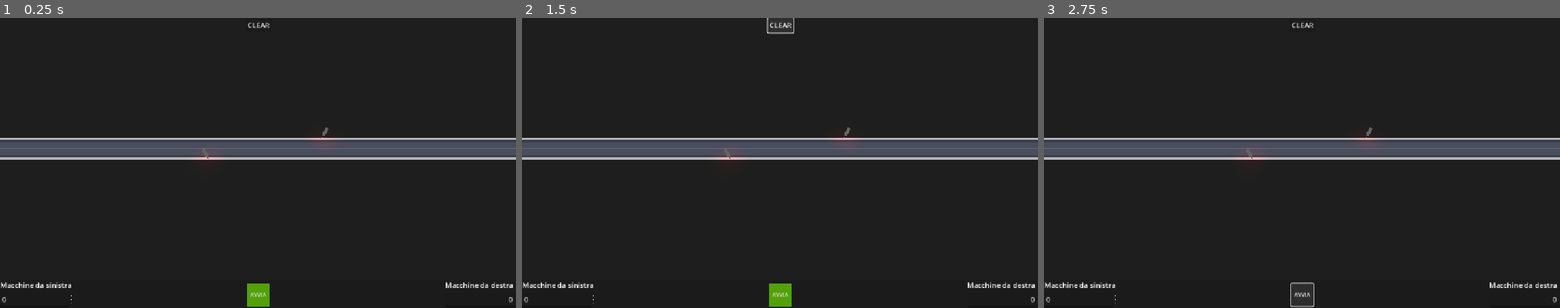
Above: before the commit, frames 1-3 (left to right).
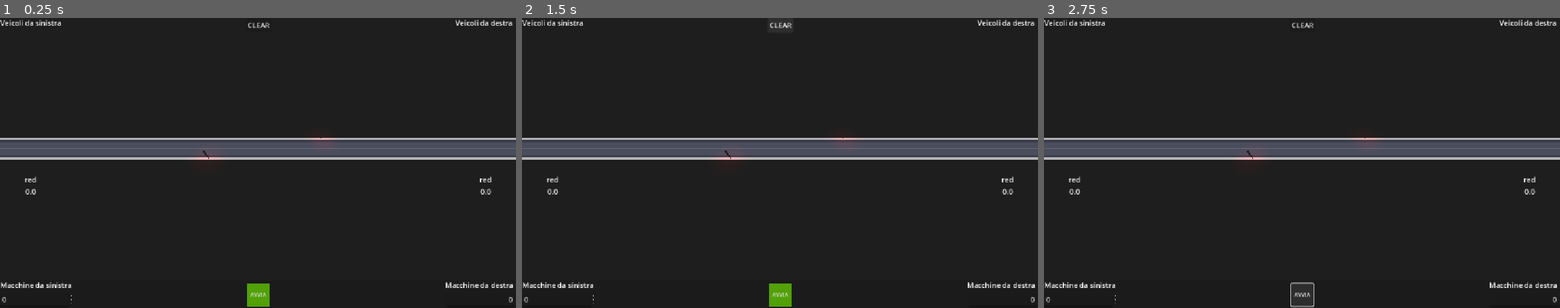
Above: after the commit, the same moments.

Repository: Fs1ooz/I_TrafficLight
Game: Godot game, scene res://Scenes/world.tscn
The game is run twice, just before and just after one commit, with the same random seed, the same clock (stepped at 60 frames per second) and the same inputs.
Inputs:
- Up to frame 1 (0.25 s): no input
- Up to frame 2 (1.5 s): click "AVVIA" at 0.5 s; click "CLEAR" at 1.25 s
- Up to frame 3 (2.75 s): click "AVVIA" at 2 s

The runs differ from the first frame. In frame 1, 0.4% of the frame differs, in the area x 0-100%, y 0-61%; in frame 2, 0.5%; in frame 3, 0.4%.

Commit message:
10000

Diff:
--- /dev/null
+++ b/Scenes/Singletons/traffic_manager.tscn
@@ -0,0 +1,6 @@
+[gd_scene load_steps=2 format=3 uid="uid://br68udpdg413k"]
+
+[ext_resource type="Script" uid="uid://173byknqd57s" path="res://Script/vehicles.gd" id="1_g84p2"]
+
+[node name="TrafficManager" type="Node"]
+script = ExtResource("1_g84p2")
--- a/Scenes/Singletons/vehicles_manager.tscn
+++ /dev/null
@@ -1,6 +0,0 @@
-[gd_scene load_steps=2 format=3 uid="uid://br68udpdg413k"]
-
-[ext_resource type="Script" uid="uid://173byknqd57s" path="res://Script/vehicles.gd" id="1_74rfy"]
-
-[node name="VehiclesManager" type="Node"]
-script = ExtResource("1_74rfy")
--- a/Scenes/traffic_light.tscn
+++ b/Scenes/traffic_light.tscn
@@ -1,6 +1,11 @@
-[gd_scene load_steps=2 format=3 uid="uid://ud62vixst0na"]
+[gd_scene load_steps=4 format=3 uid="uid://ud62vixst0na"]
 
 [ext_resource type="Script" uid="uid://cep1f8v8k6y7l" path="res://Script/traffic_lights.gd" id="1_tmwn3"]
+[ext_resource type="PackedScene" uid="uid://c036yv5ihu87j" path="res://Scenes/traffic_light_model.tscn" id="2_l57qh"]
+
+[sub_resource type="StandardMaterial3D" id="StandardMaterial3D_wy3hc"]
+shading_mode = 0
+albedo_color = Color(0.1218, 0.129383, 0.14, 1)
 
 [node name="TrafficLight" type="Node3D" node_paths=PackedStringArray("red_light", "yellow_light", "green_light", "exit_sensor") groups=["Traffic Lights"]]
 script = ExtResource("1_tmwn3")
@@ -10,14 +15,15 @@
 exit_sensor = NodePath("RayCast3D")
 metadata/_custom_type_script = "uid://cep1f8v8k6y7l"
 
-[node name="CSGBox3D" type="CSGBox3D" parent="."]
-transform = Transform3D(1, 0, 0, 0, 1, 0, 0, 0, 1, 0, 1.99517, -0.106776)
-size = Vector3(0.4, 1.6, 0.4)
+[node name="TrafficLight3D" parent="." instance=ExtResource("2_l57qh")]
+transform = Transform3D(0.387598, 0, -6.253, 0, 6.265, 0, 6.253, 0, 0.387598, -0.148185, 1.42, -0.340093)
 
 [node name="CSGCylinder3D" type="CSGCylinder3D" parent="."]
-transform = Transform3D(1, 0, 0, 0, 1, 0, 0, 0, 1, 0, 0.636521, -0.0992929)
-radius = 0.058
-height = 1.18937
+transform = Transform3D(1, 0, 0, 0, 1, 0, 0, 0, 1, 0, 1.33889, -0.158382)
+radius = 0.0683594
+height = 2.59411
+sides = 7
+material = SubResource("StandardMaterial3D_wy3hc")
 
 [node name="TrafficLightColors" type="Node3D" parent="."]
 transform = Transform3D(1, 0, 0, 0, 1, 0, 0, 0, 1, 0, 1.51308, 0.179844)
--- /dev/null
+++ b/Scenes/traffic_light_model.tscn
@@ -0,0 +1,5 @@
+[gd_scene load_steps=2 format=3 uid="uid://c036yv5ihu87j"]
+
+[ext_resource type="PackedScene" uid="uid://cgihytnnm70si" path="res://3DModels/TrafficLight/scene.gltf" id="1_0bl5g"]
+
+[node name="TrafficLight3D" instance=ExtResource("1_0bl5g")]
--- a/Scenes/ui.tscn
+++ b/Scenes/ui.tscn
@@ -17,6 +17,81 @@
 left_input = NodePath("Panel/VBoxContainer/SpinBox")
 right_input = NodePath("Panel/VBoxContainer2/SpinBox")
 button = NodePath("Panel/Button")
+
+[node name="LeftV" type="VBoxContainer" parent="."]
+layout_mode = 1
+offset_right = 71.0
+offset_bottom = 58.0
+
+[node name="Label" type="Label" parent="LeftV"]
+layout_mode = 2
+text = "Veicoli da sinistra"
+
+[node name="VehicleCounterA" type="Label" parent="LeftV"]
+layout_mode = 2
+theme = ExtResource("2_qdvrb")
+
+[node name="RightV" type="VBoxContainer" parent="."]
+layout_mode = 1
+anchors_preset = 1
+anchor_left = 1.0
+anchor_right = 1.0
+offset_left = -136.0
+offset_bottom = 58.0
+grow_horizontal = 0
+
+[node name="Label" type="Label" parent="RightV"]
+layout_mode = 2
+text = "Veicoli da destra"
+
+[node name="VehicleCounterB" type="Label" parent="RightV"]
+layout_mode = 2
+theme = ExtResource("2_qdvrb")
+
+[node name="VBoxContainer5" type="VBoxContainer" parent="."]
+layout_mode = 1
+anchors_preset = 4
+anchor_top = 0.5
+anchor_bottom = 0.5
+offset_top = 26.0
+offset_right = 136.0
+offset_bottom = 76.0
+grow_vertical = 2
+
+[node name="Color1" type="Label" parent="VBoxContainer5"]
+layout_mode = 2
+text = "\"Color\""
+horizontal_alignment = 1
+
+[node name="Time1" type="Label" parent="VBoxContainer5"]
+layout_mode = 2
+theme = ExtResource("2_qdvrb")
+text = "\"Time\""
+horizontal_alignment = 1
+
+[node name="VBoxContainer6" type="VBoxContainer" parent="."]
+layout_mode = 1
+anchors_preset = 6
+anchor_left = 1.0
+anchor_top = 0.5
+anchor_right = 1.0
+anchor_bottom = 0.5
+offset_left = -136.0
+offset_top = 26.0
+offset_bottom = 84.0
+grow_horizontal = 0
+grow_vertical = 2
+
+[node name="Color2" type="Label" parent="VBoxContainer6"]
+layout_mode = 2
+text = "\"Color\""
+horizontal_alignment = 1
+
+[node name="Time2" type="Label" parent="VBoxContainer6"]
+layout_mode = 2
+theme = ExtResource("2_qdvrb")
+text = "\"Time\""
+horizontal_alignment = 1
 
 [node name="Panel" type="Panel" parent="."]
 layout_mode = 1
--- a/Scenes/world.tscn
+++ b/Scenes/world.tscn
@@ -37,6 +37,7 @@
 [node name="InfraredSensorA" parent="." node_paths=PackedStringArray("associated_traffic_light") instance=ExtResource("4_5ukr8")]
 transform = Transform3D(-4.37114e-08, -1, 4.37114e-08, 0, -4.37114e-08, -1, 1, -4.37114e-08, 1.91069e-15, 9.95691, 0.5, -41.8057)
 associated_traffic_light = NodePath("../TrafficLightA")
+sensor_direction = "-ztoz"
 
 [node name="InfraredSensorB" parent="." node_paths=PackedStringArray("associated_traffic_light") instance=ExtResource("4_5ukr8")]
 transform = Transform3D(-4.37114e-08, -1, 4.37114e-08, 0, -4.37114e-08, -1, 1, -4.37114e-08, 1.91069e-15, 9.95691, 0.5, 53.3745)
--- a/Script/Macchina.gd
+++ b/Script/Macchina.gd
@@ -5,7 +5,7 @@
 @export var stop_threshold: float = 5.0
 @export var car_stop_distance: float = 3.8
 @export var lane_width: float = 1.7  # distanza laterale massima per considerare il semaforo "nella stessa corsia"
-@onready var traffic_lights = VehiclesManager.traffic_lights
+@onready var traffic_lights = TrafficManager.traffic_lights
 @onready var vehicles: Array = get_tree().get_nodes_in_group("Vehicles")
 @onready var should_stop: bool
 var direction: Vector3 = Vector3.BACK
@@ -91,9 +91,9 @@
 
 
 # Funzione helper per calcolare la distanza perpendicolare
-func get_perpendicular_distance(vector: Vector3, direction: Vector3) -> float:
+func get_perpendicular_distance(vector: Vector3, _direction: Vector3) -> float:
 	# Proietta il vettore sulla direzione
-	var projection = direction * direction.dot(vector)
+	var projection = _direction * _direction.dot(vector)
 	# Calcola il vettore perpendicolare
 	var perpendicular = vector - projection
 	# Ritorna la lunghezza del vettore perpendicolare
--- a/Script/infrared_sensor.gd
+++ b/Script/infrared_sensor.gd
@@ -1,40 +1,59 @@
 extends Node3D
 class_name InfraredSensor
-
 @onready var raycast_A: RayCast3D = $InfraredA
 @onready var raycast_B: RayCast3D = $InfraredB
 @export var associated_traffic_light: TrafficLight
-@export var sensor_direction: String = "-ztoz"
+@export_enum("-ztoz", "zto-z") var sensor_direction: String
+
+# ─── Aggiungi questa variabile ─────────────────────────────────────────────────
+var last_trigger: String = ""
 
 var was_A_colliding = false
 var was_B_colliding = false
 var vehicle_count = 0
 var vehicles_detected = []
 
-func _process(delta: float) -> void:
+# ─── Rinominazione di process() in _physics_process() ────────────────────────────
+func _physics_process(delta: float) -> void:
 	if not raycast_A or not raycast_B:
-		print("Raycast non assegnato!")
+		printerr("Raycast non assegnato!")
 		return
 
 	var is_A_colliding = raycast_A.is_colliding()
 	var is_B_colliding = raycast_B.is_colliding()
 
-	# Conta tutti i veicoli che arrivano, indipendentemente dal semaforo
-	# (Il semaforo conta separatamente quelli che passano)
-	if is_A_colliding and not was_A_colliding:
-		var collider_A = raycast_A.get_collider()
-		if collider_A and collider_A.is_in_group("Vehicles"):
-			if collider_A not in vehicles_detected:
-				vehicles_detected.append(collider_A)
-				vehicle_count += 1
-				#print("Arrivo rilevato sensore ", sensor_direction, " #", vehicle_count)
+	# ─── RISING EDGE DETECTION ────────────────────────────────────────────────────
+	if not was_A_colliding and is_A_colliding:
+		last_trigger = "A"
+	if not was_B_colliding and is_B_colliding:
+		last_trigger = "B"
 
-	# Pulisci memoria
-	if vehicles_detected.size() > 30:
-		vehicles_detected = vehicles_detected.slice(-30)
+	# ─── Conta veicolo solo quando entrambi attivi e last_trigger corrisponde ───────
+	if is_A_colliding and is_B_colliding:
+		match sensor_direction:
+			"-ztoz":
+				if last_trigger == "A":
+					var vehicle = raycast_B.get_collider()
+					if vehicle not in vehicles_detected:
+						printerr("Passaggio da A a B")
+						vehicles_detected.append(vehicle)
+			"zto-z":
+				if last_trigger == "B":
+					var vehicle = raycast_A.get_collider()
+					if vehicle not in vehicles_detected:
+						printerr("Passaggio da B a A")
+						vehicles_detected.append(vehicle)
+		last_trigger = ""    # reset dopo la conta
 
+	# ─── Salva gli stati per il prossimo frame ──────────────────────────────────────
 	was_A_colliding = is_A_colliding
 	was_B_colliding = is_B_colliding
+
+	if vehicles_detected.size() > 50:
+		vehicles_detected = vehicles_detected.slice(-30)
+	vehicle_count = vehicles_detected.size()
+
+
 
 func get_vehicle_count() -> int:
 	return vehicle_count
@@ -42,7 +61,3 @@
 func reset_count():
 	vehicle_count = 0
 	vehicles_detected.clear()
-	#print("Counter reset per sensore ", sensor_direction)
-
-func get_current_count() -> int:
-	return vehicle_count
--- a/Script/traffic_lights.gd
+++ b/Script/traffic_lights.gd
@@ -28,7 +28,6 @@
 				if collider not in vehicles_passed:
 					vehicles_passed.append(collider)
 					exit_count += 1
-					#print("Passaggio rilevato dal semaforo - Veicolo #", exit_count)
 
 		# Pulisci memoria veicoli
 		if vehicles_passed.size() > 20:
@@ -36,8 +35,8 @@
 
 		was_exit_colliding = is_colliding
 
-func set_green_time(time: float):
-	current_green_time = max(time, 5.0)
+#func set_green_time(time: float):
+	#current_green_time = max(time, 5.0)
 
 func update_lights():
 	if red_light: red_light.visible = current_light == "red"
--- a/Script/ui.gd
+++ b/Script/ui.gd
@@ -5,16 +5,65 @@
 @export var button: Button
 @export var vehicle_spawner: Node3D
 
+@onready var vehicle_counterA: Label = $"LeftV/VehicleCounterA"
+@onready var vehicle_counterB: Label = $"RightV/VehicleCounterB"
+
+@onready var color_1: Label = $VBoxContainer5/Color1
+@onready var time_1: Label = $VBoxContainer5/Time1
+
+@onready var color_2: Label = $VBoxContainer6/Color2
+@onready var time_2: Label = $VBoxContainer6/Time2
+
+
+func _ready() -> void:
+	TrafficManager.connect("vehicle_entered", _vehicle_entered)
+	TrafficManager.connect("vehicle_exited", _vehicle_exited)
+
+
+func _process(delta: float) -> void:
+	var traffic_light_infos = TrafficManager.get_traffic_light_infos()
+	color_1.text = traffic_light_infos["left"]["color"]
+	color_2.text = traffic_light_infos["right"]["color"]
+	time_1.text = str(traffic_light_infos["left"]["time"]).left(4)
+	time_2.text = str(traffic_light_infos["right"]["time"]).left(4)
+
 func _on_spawn_pressed():
 	var left_count = int(left_input.value)
 	var right_count = int(right_input.value)
 	spawn_machines(left_count, right_count)
 
+
 func spawn_machines(left_count: int, right_count: int):
-	vehicle_spawner.spawn_vehicles(left_count , right_count)
+	vehicle_spawner.spawn_vehicles(left_count, right_count)
 
 
 func _on_button_pressed() -> void:
 	var vehicles = get_tree().get_nodes_in_group("Vehicles")
+	vehicle_counterA.text = ""
+	vehicle_counterB.text = ""
 	for vehicle in vehicles:
 		vehicle.queue_free()
+	get_tree().reload_current_scene()
+
+
+func _vehicle_entered(direction: String):
+	match direction:
+		"-ztoz":
+			var count = int(vehicle_counterA.text)
+			count += 1
+			vehicle_counterA.text = str(count)
+		"zto-z":
+			var count = int(vehicle_counterB.text)
+			count += 1
+			vehicle_counterB.text = str(count)
+
+func _vehicle_exited(direction: String):
+	match direction:
+		"-ztoz":
+			var count = int(vehicle_counterA.text)
+			count = max(0, count - 1)
+			vehicle_counterA.text = str(count)
+		"zto-z":
+			var count = int(vehicle_counterB.text)
+			count = max(0, count - 1)
+			vehicle_counterB.text = str(count)
--- a/Script/vehicles.gd
+++ b/Script/vehicles.gd
@@ -1,7 +1,26 @@
 extends Node
+
+
+var traffic_lights_infos: Dictionary = {
+	"left" = {
+		"color": " ",
+		"time": 0.00,
+	},
+	"right" = {
+		"color": " ",
+		"time": 0.00,
+	}
+}
+var current_time
 
 @onready var vehicles: Array = get_tree().get_nodes_in_group("Vehicles")
 @onready var traffic_lights: Array = get_tree().get_nodes_in_group("Traffic Lights")
 
-#@export var max_red_time: float = 120
-#@export var max_green_time: float = 20
+
+signal vehicle_entered(direction)
+signal vehicle_exited(direction)
+
+
+
+func get_traffic_light_infos():
+	return traffic_lights_infos
--- a/Script/world.gd
+++ b/Script/world.gd
@@ -1,4 +1,18 @@
 extends Node3D
+
+#enum TrafficState {
+	#LEFT,
+	#RIGHT,
+	#UP,
+	#DOWN,
+#}
+#
+#enum TrafficLightColor {
+	#GREEN,
+	#YELLOW,
+	#RED,
+#}
+
 
 @export var time_scale: float = 1.0
 @export var sensor_left: InfraredSensor
@@ -7,13 +21,20 @@
 @export var traffic_light_right: TrafficLight
 @export var max_green_time: float = 60.0
 @export var min_green_time: float = 5.0
-@export var yellow_time: float = 2.0  # Durata del giallo
+@export var yellow_time: float = 3.0
 @export var exit_wait_time: float = 15.0
-@export var check_interval: float = 0.05
-@export var seconds_per_vehicle: float = 8.0
+@export var check_interval: float = 0.1
+@export var seconds_per_vehicle: float = 6.0
 @export var initial_wait_time: float = 3.0
 
 var is_running = false
+var current_active_phase = ""  # "left", "right", "none"
+#var current_color: TrafficLightColor = TrafficLightColor.RED
+# Contatori per tracciare i segnali
+var last_left_entries = 0
+var last_right_entries = 0
+var last_left_exits = 0
+var last_right_exits = 0
 
 func _process(_delta: float) -> void:
 	Engine.time_scale = time_scale
@@ -22,7 +43,28 @@
 		if vehicle.global_position.distance_to(Vector3(0,0,0)) > 80:
 			vehicle.queue_free()
 
+	# Controlla sempre le entrate, ma le uscite solo durante le fasi attive
+	check_entries()
+	if current_active_phase == "left":
+		check_left_exits()
+	elif current_active_phase == "right":
+		check_right_exits()
+
+	TrafficManager.traffic_lights_infos["left"]["color"] = traffic_light_left.current_light
+	TrafficManager.traffic_lights_infos["right"]["color"] = traffic_light_right.current_light
+
+
 func _ready():
+	# Inizializza i contatori
+	if sensor_left:
+		last_left_entries = sensor_left.get_vehicle_count()
+	if sensor_right:
+		last_right_entries = sensor_right.get_vehicle_count()
+	if traffic_light_left:
+		last_left_exits = traffic_light_left.get_exit_count()
+	if traffic_light_right:
+		last_right_exits = traffic_light_right.get_exit_count()
+
 	start_traffic_system()
 
 func start_traffic_system():
@@ -35,6 +77,7 @@
 func traffic_cycle():
 	while is_running:
 		print("=== INIZIO CICLO OTTIMIZZATO ===")
+		current_active_phase = "none"
 
 		# ATTESA INIZIALE per permettere ai veicoli di arrivare completamente
 		print("Attesa iniziale per stabilizzare il traffico...")
@@ -52,6 +95,8 @@
 		print("  Uscite precedenti sinistra: ", traffic_light_left.get_exit_count())
 		print("  Uscite precedenti destra: ", traffic_light_right.get_exit_count())
 
+
+
 		# NESSUN TRAFFICO
 		if waiting_left == 0 and waiting_right == 0:
 			print("Nessun traffico, aspetto...")
@@ -64,7 +109,6 @@
 
 		if waiting_left > 0 and waiting_right > 0:
 			# ENTRAMBI HANNO TRAFFICO - Sistema proporzionale migliorato
-			var total_vehicles = waiting_left + waiting_right
 			var base_time_per_vehicle = min(seconds_per_vehicle, max_green_time / float(max(waiting_left, waiting_right)))
 
 			left_time = waiting_left * base_time_per_vehicle
@@ -100,6 +144,7 @@
 
 		print("Tempi finali - Sinistra: ", left_time, "s, Destra: ", right_time, "s")
 
+
 		# ESEGUI LE FASI CON I TEMPI CALCOLATI
 		if left_time > 0:
 			await execute_left_phase_with_time(left_time)
@@ -107,14 +152,17 @@
 			await execute_right_phase_with_time(right_time)
 
 		# Pausa breve tra cicli
-		await get_tree().create_timer(0.2).timeout
+		current_active_phase = "none"
+		await get_tree().create_timer(1.0).timeout
 		print("=== FINE CICLO OTTIMIZZATO ===\n")
 
 func execute_left_phase_with_time(allocated_time: float):
 	print("=== FASE SINISTRA (", allocated_time, "s allocati) ===")
-
+	current_active_phase = "left"  # ATTIVA il controllo delle uscite a sinistra
+	TrafficManager.traffic_lights_infos["left"]["time"] = allocated_time
 	# Verde sinistra, rosso destra
 	traffic_light_left.current_light = "green"
+
 	traffic_light_right.current_light = "red"
 	traffic_light_left.update_lights()
 	traffic_light_right.update_lights()
@@ -139,6 +187,8 @@
 		# Monitoraggio situazione destra
 		var current_arrivals_right = sensor_right.get_vehicle_count()
 		var current_waiting_right = max(0, current_arrivals_right - traffic_light_right.get_exit_count())
+
+		TrafficManager.traffic_lights_infos["left"]["time"] = allocated_time - green_duration
 
 		print("Verde sinistra - ", green_duration, "/", allocated_time, "s")
 		print("  Arrivi AGGIORNATI sinistra: ", current_arrivals_left)
@@ -173,6 +223,8 @@
 
 func execute_right_phase_with_time(allocated_time: float):
 	print("=== FASE DESTRA (", allocated_time, "s allocati) ===")
+	current_active_phase = "right"  # ATTIVA il controllo delle uscite a destra
+	TrafficManager.traffic_lights_infos["right"]["time"] = allocated_time
 
 	# Verde destra, rosso sinistra
 	traffic_light_right.current_light = "green"
@@ -200,6 +252,8 @@
 		# Monitoraggio situazione sinistra
 		var current_arrivals_left = sensor_left.get_vehicle_count()
 		var current_waiting_left = max(0, current_arrivals_left - traffic_light_left.get_exit_count())
+
+		TrafficManager.traffic_lights_infos["right"]["time"] = allocated_time - green_duration
 
 		print("Verde destra - ", green_duration, "/", allocated_time, "s")
 		print("  Arrivi AGGIORNATI destra: ", current_arrivals_right)
@@ -235,7 +289,7 @@
 # Nuove funzioni per gestire le fasi gialle
 func execute_yellow_phase_left():
 	print("=== FASE GIALLA SINISTRA (", yellow_time, "s) ===")
-
+	TrafficManager.traffic_lights_infos["left"]["time"] = 0.0
 	# Giallo sinistra, rosso destra
 	traffic_light_left.current_light = "yellow"
 	traffic_light_right.current_light = "red"
@@ -253,7 +307,7 @@
 
 func execute_yellow_phase_right():
 	print("=== FASE GIALLA DESTRA (", yellow_time, "s) ===")
-
+	TrafficManager.traffic_lights_infos["right"]["time"] = 0.0
 	# Giallo destra, rosso sinistra
 	traffic_light_right.current_light = "yellow"
 	traffic_light_left.current_light = "red"
@@ -268,6 +322,49 @@
 	traffic_light_right.update_lights()
 
 	print("Fase gialla destra completata")
+
+func check_entries():
+	# Controlla nuovi ingressi da SINISTRA (sensore sinistro rileva -z to z)
+	var current_left_entries = sensor_left.get_vehicle_count()
+	if current_left_entries > last_left_entries:
+		var new_entries = current_left_entries - last_left_entries
+		for i in range(new_entries):
+			TrafficManager.emit_signal("vehicle_entered", "-ztoz")
+			print("Segnale: veicolo entrato da SINISTRA (-ztoz)")
+		last_left_entries = current_left_entries
+
+	# Controlla nuovi ingressi da DESTRA (sensore destro rileva z to -z)
+	var current_right_entries = sensor_right.get_vehicle_count()
+	if current_right_entries > last_right_entries:
+		var new_entries = current_right_entries - last_right_entries
+		for i in range(new_entries):
+			TrafficManager.emit_signal("vehicle_entered", "zto-z")
+			print("Segnale: veicolo entrato da DESTRA (zto-z)")
+		last_right_entries = current_right_entries
+
+# Funzione separata per controllare le uscite a sinistra (quando il verde è a sinistra)
+func check_left_exits():
+	# Durante la fase sinistra, controlliamo le uscite dal semaforo DESTRO
+	# (i veicoli da sinistra che escono attraverso il semaforo destro)
+	var current_right_exits = traffic_light_right.get_exit_count()
+	if current_right_exits > last_right_exits:
+		var new_exits = current_right_exits - last_right_exits
+		for i in range(new_exits):
+			TrafficManager.emit_signal("vehicle_exited", "-ztoz")
+			print("Segnale: veicolo da SINISTRA uscito (-ztoz)")
+		last_right_exits = current_right_exits
+
+# Funzione separata per controllare le uscite a destra (quando il verde è a destra)
+func check_right_exits():
+	# Durante la fase destra, controlliamo le uscite dal semaforo SINISTRO
+	# (i veicoli da destra che escono attraverso il semaforo sinistro)
+	var current_left_exits = traffic_light_left.get_exit_count()
+	if current_left_exits > last_left_exits:
+		var new_exits = current_left_exits - last_left_exits
+		for i in range(new_exits):
+			TrafficManager.emit_signal("vehicle_exited", "zto-z")
+			print("Segnale: veicolo da DESTRA uscito (zto-z)")
+		last_left_exits = current_left_exits
 
 # Funzione per resettare i contatori solo quando necessario
 func smart_reset_counters():
@@ -281,41 +378,11 @@
 		sensor_right.reset_count()
 		traffic_light_left.reset_exit_count()
 		traffic_light_right.reset_exit_count()
+
+		# Reset anche dei contatori locali per i segnali
+		last_left_entries = 0
+		last_right_entries = 0
+		last_left_exits = 0
+		last_right_exits = 0
 	else:
 		print("Reset evitato - traffico residuo presente")
-
-# Mantieni le funzioni originali per compatibilità
-func execute_left_phase():
-	await execute_left_phase_with_time(max_green_time)
-
-func execute_right_phase():
-	await execute_right_phase_with_time(max_green_time)
-
-func calculate_green_time(vehicle_count: int) -> float:
-	if vehicle_count <= 0:
-		return min_green_time
-
-	var calculated_time = min_green_time + (vehicle_count * seconds_per_vehicle)
-	return min(calculated_time, max_green_time)
-
-func stop_traffic_system():
-	is_running = false
-
-func get_current_status() -> Dictionary:
-	return {
-		"left_arrivals": sensor_left.get_current_count(),
-		"right_arrivals": sensor_right.get_current_count(),
-		"left_exits": traffic_light_left.get_exit_count(),
-		"right_exits": traffic_light_right.get_exit_count(),
-		"left_waiting": max(0, sensor_left.get_current_count() - traffic_light_left.get_exit_count()),
-		"right_waiting": max(0, sensor_right.get_current_count() - traffic_light_right.get_exit_count()),
-		"left_light": traffic_light_left.current_light,
-		"right_light": traffic_light_right.current_light,
-		"is_running": is_running
-	}
-
-func force_cycle():
-	if is_running:
-		stop_traffic_system()
-		await get_tree().process_frame
-		start_traffic_system()
--- a/project.godot
+++ b/project.godot
@@ -17,8 +17,8 @@
 
 [autoload]
 
-VehiclesManager="*res://Scenes/Singletons/vehicles_manager.tscn"
 Output="*res://onscreen_output/output.tscn"
+TrafficManager="*res://Scenes/Singletons/traffic_manager.tscn"
 
 [display]
 
Not shown, added: 3DModels/TrafficLight/license.txt
Binary file added: 3DModels/TrafficLight/scene.bin
Not shown, added: 3DModels/TrafficLight/scene.gltf
Not shown, added: 3DModels/TrafficLight/scene.gltf.import
Binary file added: 3DModels/TrafficLight/textures/lambert1_baseColor.png
Not shown, added: 3DModels/TrafficLight/textures/lambert1_baseColor.png.import
Binary file added: 3DModels/TrafficLight/textures/lambert1_metallicRoughness.png
Not shown, added: 3DModels/TrafficLight/textures/lambert1_metallicRoughness.png.import
Binary file added: 3DModels/TrafficLight/textures/lambert1_normal.png
Not shown, added: 3DModels/TrafficLight/textures/lambert1_normal.png.import
Binary file added: 3DModels/TrafficLight/textures/lambert4_baseColor.png
Not shown, added: 3DModels/TrafficLight/textures/lambert4_baseColor.png.import
(and 38 more such lines)
